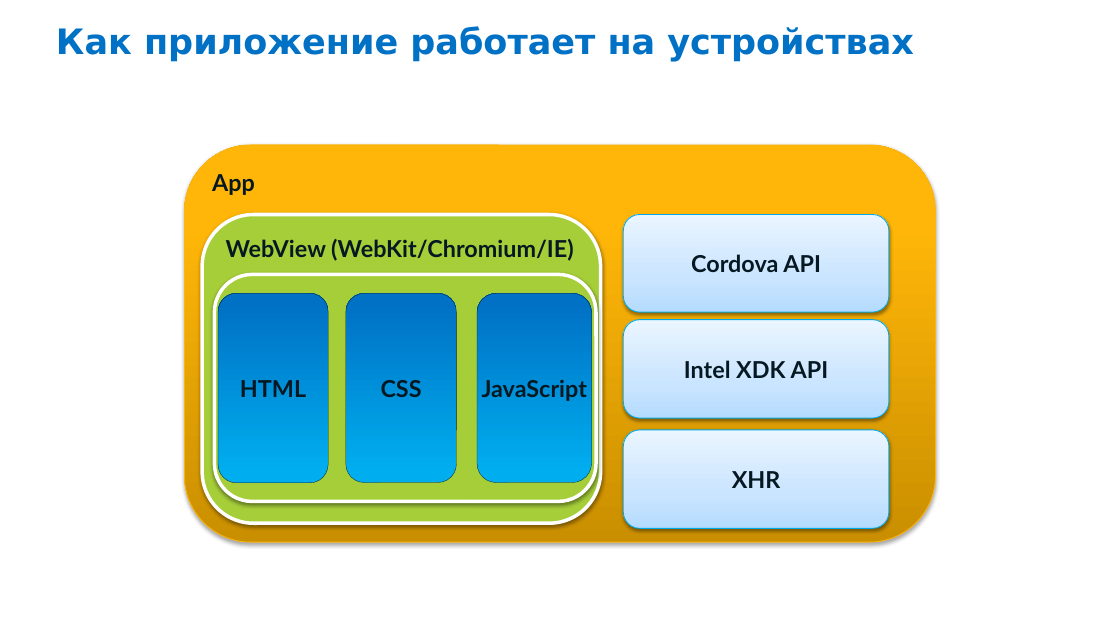
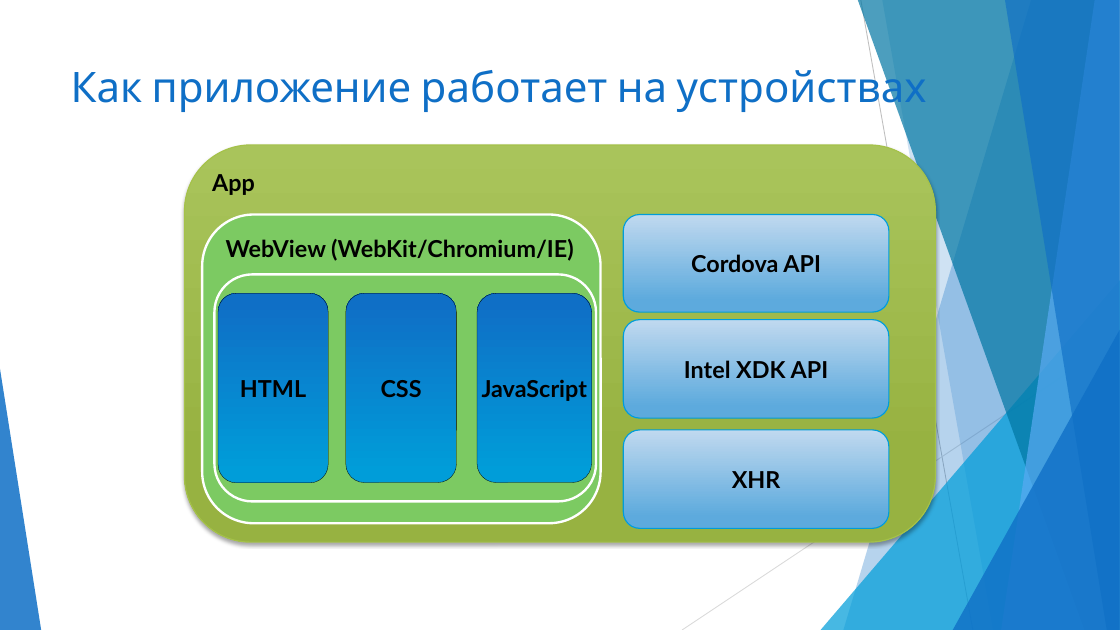
Before and after one commit to elvin-n/itforum2014, a slide deck: slide 13 of Intel_XDK.pptx. Drawn at 1120x630 pixels with LibreOffice and Linux fonts; fonts in the diff are those of the drawing; background and template pictures are left out. Boxes give left, top, right and bottom in pixels: in the first picture for what was removed or moved away, otherwise in the second. Text is boxed around its words. In the diff, an @@ line names an element or a change of style, - is before the commit and + after.

Commit message:
changed the foils design

```diff
--- a/Intel_XDK.pptx
+++ b/Intel_XDK.pptx
@@ title "Как приложение работает на устройствах" moved from (x1=56, y1=26, x2=914, y2=62) to (x1=71, y1=62, x2=927, y2=113) @@
@@ title "Как приложение работает на устройствах" at (x1=71, y1=62, x2=927, y2=113): size 30 to 36 pt, font DejaVu Sans to Cabin, text colour #0071C5 to #0F6FC6, bold off @@
@@ rounded rectangle "App" at (x1=185, y1=145, x2=936, y2=543): text colour #061922 to #000000; fill gradient #CB8F00 to #FFB609 to #FFB70A to gradient #AAC55B to #98B441; outline #FDB60D 0.75 pt to #A5C249 1 pt; shadow changed @@
@@ rounded rectangle "WebView (WebKit/Chromium/IE)" at (x1=202, y1=214, x2=601, y2=523): text colour #061922 to #000000; fill #A6CE39 to #7CCA62; outline #FFFFFF 3 pt to #FFFFFF 2 pt; shadow off @@
@@ rounded rectangle at (x1=214, y1=275, x2=596, y2=502): fill #A6CE39 to #7CCA62; outline #FFFFFF 3 pt to #FFFFFF 2 pt; shadow off @@
@@ text colour #061922 to #000000; fill gradient #00AEEF to #0071C5 to gradient #009DD9 to #0F6FC6; outline #061922 0.25 pt to #000000 0.25 pt in 3 elements at (x1=218, y1=293, x2=329, y2=483), (x1=346, y1=293, x2=457, y2=482), (x1=477, y1=293, x2=592, y2=482) @@
@@ group added at (x1=0, y1=0, x2=1120, y2=630): 5 freeform shapes, 3 triangles, 2 lines @@
@@ text colour #061922 to #000000; fill gradient #B5DCFF to #CBE5FF to #EBF5FF to gradient #C1DAEF to #5EAADD; outline #00AAEA 0.75 pt to #009DD9 1 pt; shadow off in 3 elements at (x1=623, y1=214, x2=889, y2=312), (x1=623, y1=320, x2=889, y2=418), (x1=623, y1=430, x2=889, y2=528) @@
@@ text removed at (x1=818, y1=597, x2=1048, y2=620) @@
-Software and Services Group
```
Also in this commit, not shown: 40 other slides changed.
